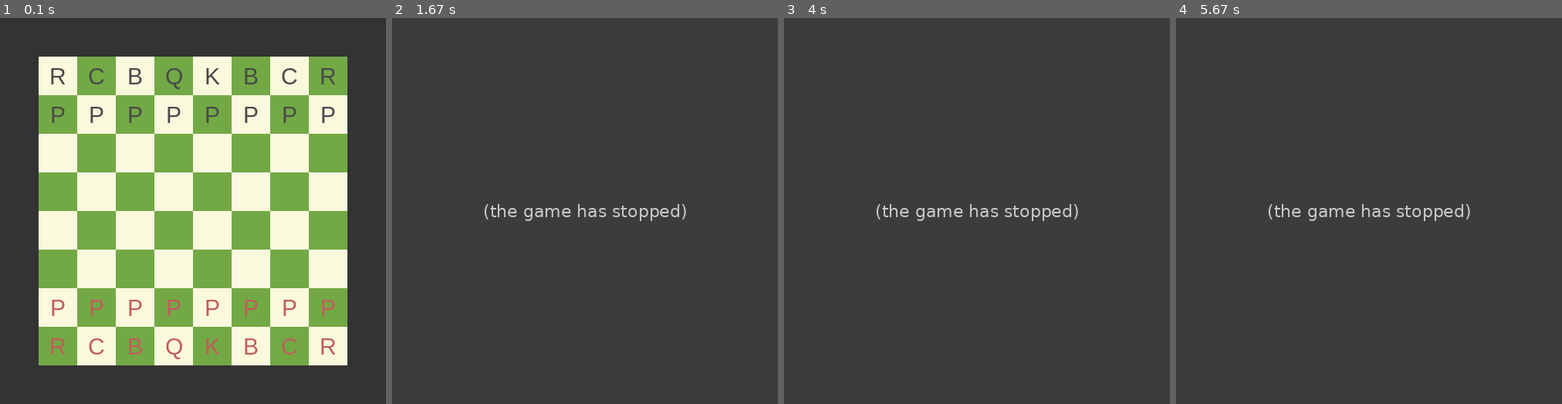
Above: before the commit, frames 1-4 (left to right).
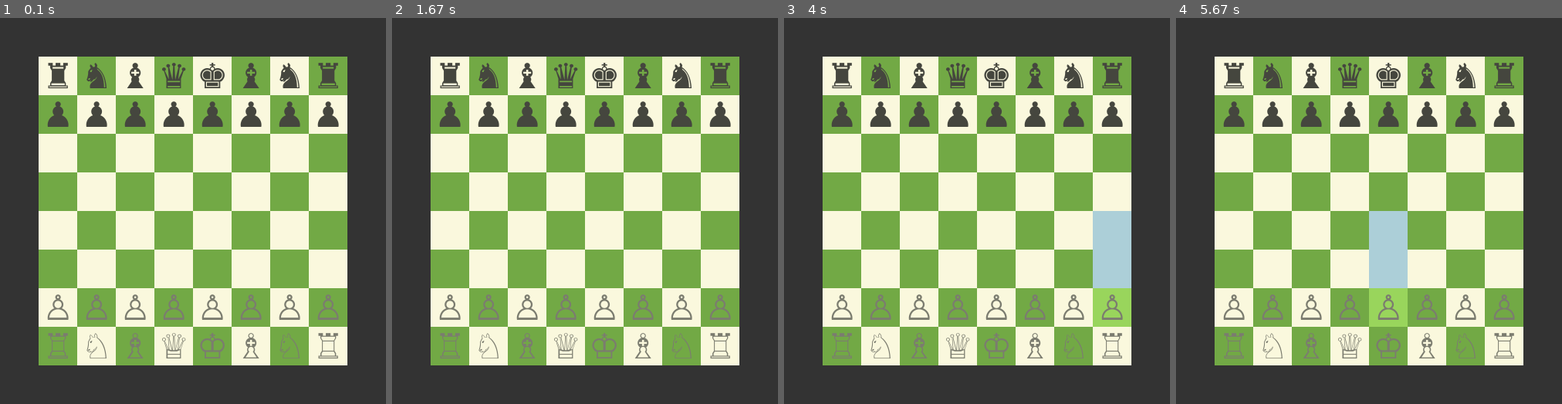
Above: after the commit, the same moments.

Repository: Cuchibambo/Main-Projects
Game: pygame game, started from python/Chess2.py
Two runs of this game, one before a commit and one after it. Both use one fixed random seed, a clock stepped at 60 frames per second and the inputs below.
Inputs (mouse positions are in pixels of both pictures, inside the frame that each line leads up to):
- Up to frame 1 (0.1 s): no input
- Up to frame 2 (1.67 s): click (585, 211) at 0.38 s; click (623, 295) at 0.72 s; click (727, 346) at 1.05 s; right-click (588, 253) at 1.38 s
- Up to frame 3 (4 s): click (1123, 357) at 1.72 s; right-click (1096, 203) at 2.55 s; click (861, 79) at 3.55 s; click (1115, 299) at 3.88 s
- Up to frame 4 (5.67 s): right-click (1249, 234) at 4.55 s; click (1392, 319) at 5.38 s

The runs differ from the first frame. In frame 1, 5.4% of the frame differs, in the area x 12-88%, y 11-89%; in frame 2, 61%, in the area x 10-90%, y 10-90%; in frame 3, 61%; in frame 4, 61%.
Error before the commit: AttributeError: 'NoneType' object has no attribute 'color' (Chess2.py line 47); the game stopped at 0.38 s (later frames are placeholders)

Commit message:
CHESS CHESS SSHEC

Diff:
--- a/python/Chess2.py
+++ b/python/Chess2.py
@@ -5,19 +5,22 @@
 LightSquareColor = "#faf8dd"
 DarkSquareColor = "#72a945"
 HighlightedSquareColor = "#99d55c"
-WhiteTextColor = "#c25c5c"
-BlackTextColor = "#494949"
+WhiteTextColor = "#7b7c6f"
+BlackTextColor = "#45463E"
+MovementSquareColor = "#accfd8"
+TakeSquareColor = "#d8acac"
 
 class Game:
     def __init__(self):
         self.running = False
-        self.board = None
+        self.board = Board()
         self.cellSize = None
         self.turn = 0
         self.whiteCaptures = []
         self.blackCaptures = []
         self.SlectedIndex = None
         self.TargetIndex = None
+        self.SelectedPiece = None
     def ChessPos_to_Index(self,pos):
         x, y = pos[0], pos[1]
         return (y*8)+x
@@ -26,30 +29,166 @@
         X = round((x/self.cellSize)-1.5)
         Y = round((y/self.cellSize)-1.5)
         return (X,Y)
+    def Index_to_ChessPos(self,index):
+        x = index % 8
+        y = index // 8
+        return (x,y)
+    def isValidChessPos(self,pos):
+        x, y = pos[0], pos[1]
+        return (x in range(8)) and (y in range(8))
+    def KingMovement(self,pos,color):
+        x, y = pos[0], pos[1]
+        for X in [-1,0,1]:
+            for Y in [-1,0,1]:
+                if (X,Y) != (0,0):
+                    moveindex = self.ChessPos_to_Index((x+X,y+Y))
+                    if self.isValidChessPos((x+X,y+Y)):
+                        if self.board.GetCell(moveindex).piece == None:
+                            self.board.setCellMovable(moveindex,True)
+                        elif self.board.GetCell(moveindex).piece.color != color:
+                            self.board.setCellMovable(moveindex,True)
+    def KnightMovement(self,pos,color):
+        x, y = pos[0], pos[1]
+        for dx in (-1,1):
+            for dy in (-2,2):
+                moveindex = self.ChessPos_to_Index((x+dx,y+dy))
+                if self.isValidChessPos((x+dx,y+dy)):
+                    if self.board.GetCell(moveindex).piece == None:
+                        self.board.setCellMovable(moveindex,True)
+                    elif self.board.GetCell(moveindex).piece.color != color:
+                        self.board.setCellMovable(moveindex,True)
+        for dx in (-2,2):
+            for dy in (-1,1):
+                moveindex = self.ChessPos_to_Index((x+dx,y+dy))
+                if self.isValidChessPos((x+dx,y+dy)):
+                    if self.board.GetCell(moveindex).piece == None:
+                        self.board.setCellMovable(moveindex,True)
+                    elif self.board.GetCell(moveindex).piece.color != color:
+                        self.board.setCellMovable(moveindex,True)
+    def HorizontalMovement(self,pos,color):
+        x, y = pos[0], pos[1]
+        for isX in (True,False):
+            for mult in (-1,1):
+                for dy in range(1,8):
+                    if isX: movepos = (x+(dy*mult),y)
+                    else: movepos = (x,y+(dy*mult))
+                    moveindex = self.ChessPos_to_Index(movepos)
+                    if not self.isValidChessPos(movepos):
+                        break
+                    if self.board.GetCell(moveindex).piece == None:
+                        self.board.setCellMovable(moveindex,True)
+                    elif self.board.GetCell(moveindex).piece.color == color:
+                        break
+                    else:
+                        self.board.setCellMovable(moveindex,True)
+                        break
+    def DiagonalMovement(self,pos,color):
+        x, y = pos[0], pos[1]
+        for Xmult in (-1,1):
+            for Ymult in (-1,1):
+                for d in range(1,8):
+                    moveindex = self.ChessPos_to_Index((x+(d*Xmult),y+(d*Ymult)))
+                    if not self.isValidChessPos((x+(d*Xmult),y+(d*Ymult))):
+                        break
+                    if self.board.GetCell(moveindex).piece == None:
+                        self.board.setCellMovable(moveindex,True)
+                    elif self.board.GetCell(moveindex).piece.color == color:
+                        break
+                    else:
+                        self.board.setCellMovable(moveindex,True)
+                        break
     def SelectionLogic(self,index):
+        WhoseTurn = self.turn%2
+        ChessPos = self.Index_to_ChessPos(index)
+        x, y = ChessPos[0], ChessPos[1]
         if self.board.isSelecting:
             self.TargetIndex = index
-            TargetPiece = self.board.GetCell(self.TargetIndex).piece
-            if self.turn%2 == 0:
-                CanMove = TargetPiece.color != "WHITE"
+            if self.board.GetCell(self.TargetIndex).isPossibleMove:
+                self.board.MovePieces(self.SlectedIndex,self.TargetIndex)
+                self.Unselect()
+                self.board.isSelecting = False
+                self.turn += 1
+        else:
+            if self.board.GetCell(index).piece != None:
+                PieceColor = self.board.GetCell(index).piece.color
             else:
-                CanMove = TargetPiece.color != "BLACK"
-            if CanMove:
-                CapturedPiece = self.board.MovePieces(self.SlectedIndex,self.TargetIndex)
-                Turn += 1
-            if CapturedPiece != None:
-                if self.turn%2 == 0:
-                    self.whiteCaptures.append(CapturedPiece.rank)
-                else:
-                    self.blackCaptures.append(CapturedPiece.rank)
-            self.SlectedIndex, self.TargetIndex = None, None
-        else:
-            if self.turn%2 == 0 and self.board.GetCell(index).piece.color == "WHITE":
+                return
+            if (WhoseTurn == 0 and PieceColor == "WHITE") or (WhoseTurn == 1 and PieceColor == "BLACK"):
                 self.SlectedIndex = index
                 self.board.SelectPos(index)
-            elif self.turn%2 == 1 and self.board.GetCell(index).piece.color == "BLACK":
-                self.SlectedIndex = index
-                self.board.SelectPos(index)
+                self.SelectedPiece = self.board.GetCell(index).piece
+            else:
+                return
+            # Possible moves
+            if self.SelectedPiece.rank == "ROOK":
+                self.HorizontalMovement(ChessPos,self.SelectedPiece.color)
+            elif self.SelectedPiece.rank == "KNIGHT":
+                self.KnightMovement(ChessPos,self.SelectedPiece.color)
+            elif self.SelectedPiece.rank == "BISHOP":
+                self.DiagonalMovement(ChessPos,self.SelectedPiece.color)
+            elif self.SelectedPiece.rank == "QUEEN":
+                self.HorizontalMovement(ChessPos,self.SelectedPiece.color)
+                self.DiagonalMovement(ChessPos,self.SelectedPiece.color)
+            elif self.SelectedPiece.rank == "KING":
+                self.KingMovement(ChessPos,self.SelectedPiece.color)
+            elif self.SelectedPiece.rank == "PAWN":
+                if self.SelectedPiece.color == "WHITE":
+                    # Move 1
+                    X, Y = x-0, y-1
+                    moveindex = self.ChessPos_to_Index((X,Y))
+                    if self.isValidChessPos((X,Y)) and (self.board.GetCell(moveindex).piece == None):
+                        self.board.setCellMovable(moveindex,True)
+                    # Move 2
+                    X, Y = x-1, y-1
+                    moveindex = self.ChessPos_to_Index((X,Y))
+                    if self.isValidChessPos((X,Y)) and (self.board.GetCell(moveindex).piece != None):
+                        if self.board.GetCell(moveindex).piece.color == "BLACK":
+                            self.board.setCellMovable(moveindex,True)
+                    # Move 3
+                    X, Y = x+1, y-1
+                    moveindex = self.ChessPos_to_Index((X,Y))
+                    if self.isValidChessPos((X,Y)) and (self.board.GetCell(moveindex).piece != None):
+                        if self.board.GetCell(moveindex).piece.color == "BLACK":
+                            self.board.setCellMovable(moveindex,True)
+                    # Move 4
+                    if y == 6:
+                        X, Y = x-0, y-2
+                        moveindex = self.ChessPos_to_Index((X,Y))
+                        if self.isValidChessPos((X,Y)) and (self.board.GetCell(moveindex).piece == None):
+                            self.board.setCellMovable(moveindex,True)
+                else:
+                    # Move 1
+                    X, Y = x-0, y+1
+                    moveindex = self.ChessPos_to_Index((X,Y))
+                    if self.isValidChessPos((X,Y)) and (self.board.GetCell(moveindex).piece == None):
+                        self.board.setCellMovable(moveindex,True)
+                    # Move 2
+                    X, Y = x-1, y+1
+                    moveindex = self.ChessPos_to_Index((X,Y))
+                    if self.isValidChessPos((X,Y)) and (self.board.GetCell(moveindex).piece != None):
+                        if self.board.GetCell(moveindex).piece.color == "WHITE":
+                            self.board.setCellMovable(moveindex,True)
+                    # Move 3
+                    X, Y = x+1, y+1
+                    moveindex = self.ChessPos_to_Index((X,Y))
+                    if self.isValidChessPos((X,Y)) and (self.board.GetCell(moveindex).piece != None):
+                        if self.board.GetCell(moveindex).piece.color == "WHITE":
+                            self.board.setCellMovable(moveindex,True)
+                    # Move 4
+                    if y == 1:
+                        X, Y = x-0, y+2
+                        moveindex = self.ChessPos_to_Index((X,Y))
+                        if self.isValidChessPos((X,Y)) and (self.board.GetCell(moveindex).piece == None):
+                            self.board.setCellMovable(moveindex,True)
+    def Unselect(self):
+        if self.board.isSelecting:
+            self.board.isSelecting = False
+            self.board.GetCell(self.SlectedIndex).isSelected = False
+            self.SelectedPiece = None
+            self.SlectedIndex = None
+            self.TargetIndex = None
+            for cell in self.board.board:
+                cell.isPossibleMove = False
     def run(self):
         self.running = True
         self.board = Board()
@@ -62,7 +201,9 @@
                     pygame.quit()
                     quit()
                 if event.type == pygame.MOUSEBUTTONDOWN:
-                    if event.button == 1:
+                    if event.button == 3:
+                        self.Unselect()
+                    elif event.button == 1:
                         MousePos = pygame.mouse.get_pos()
                         MouseIndex = self.ChessPos_to_Index(self.ScreenPos_to_ChessPos(MousePos))
                         if 0 <= MouseIndex and MouseIndex <= 63:
@@ -80,6 +221,8 @@
         self.isSelecting = False
     def GetCell(self,index):
         return self.board[index]
+    def setCellMovable(self,index,state):
+        self.GetCell(index).isPossibleMove = state
     def GenerateBoard(self):
         for i in range(64):
             self.board.append(Cell(i,None))
@@ -141,11 +284,17 @@
         CapturedPiece = self.board[targteIndex].piece
         self.board[targteIndex].piece = PieceToMove
         self.board[selectedIndex].piece = None
-        self.isSelecting = False
-        self.board[selectedIndex].isSelected = False
+        # self.isSelecting = False
+        # self.board[selectedIndex].isSelected = False
         return CapturedPiece
 
 class Cell:
+    def __init__(self,index,piece):
+        self.index = index
+        self.piece = piece
+        self.isSelected = False
+        self.isPossibleMove = False
+        self.cellSize = 50
     def Index_to_ChessPos(self,index):
         x = index % 8
         y = index // 8
@@ -156,15 +305,12 @@
         X = (x-3.5)*self.cellSize+CenterX
         Y = (y-3.5)*self.cellSize+CenterY
         return (X,Y)
-    def __init__(self,index,piece):
-        self.index = index
-        self.piece = piece
-        self.isSelected = False
-        self.cellSize = 50
     def drawCell(self):
         ChessPos = self.Index_to_ChessPos(self.index)
         ScreenPos = self.ChessPos_to_ScreenPos(ChessPos)
         if self.isSelected: color = HighlightedSquareColor
+        elif self.isPossibleMove and (self.piece != None): color = TakeSquareColor
+        elif self.isPossibleMove: color = MovementSquareColor
         elif (ChessPos[1]+ChessPos[0])%2 == 0: color = LightSquareColor
         else: color = DarkSquareColor
         pygame.draw.rect(Screen,color,pygame.Rect(ScreenPos[0]-(self.cellSize/2), ScreenPos[1]-(self.cellSize/2), self.cellSize, self.cellSize))
@@ -175,29 +321,37 @@
     def __init__(self,rank,color):
         self.rank = rank
         self.color = color
-        self.LettrePieceDict = {
-            "ROOK" : "R",
-            "KNIGHT" : "C",
-            "BISHOP" : "B",
-            "QUEEN" : "Q",
-            "KING" : "K",
-            "PAWN" : "P"
+        self.WhitePieceDict = {
+            "ROOK" : 0x2656,
+            "KNIGHT" : 0x2658,
+            "BISHOP" : 0x2657,
+            "QUEEN" : 0x2655,
+            "KING" : 0x2654,
+            "PAWN" : 0x2659
         }
-        self.ColorPieceDict = {
-            "WHITE" : WhiteTextColor,
-            "BLACK" : BlackTextColor
+        self.BlackPieceDict = {
+            "ROOK" : 0x265C,
+            "KNIGHT" : 0x265E,
+            "BISHOP" : 0x265D,
+            "QUEEN" : 0x265B,
+            "KING" : 0x265A,
+            "PAWN" : 0x265F
         }
     def drawPiece(self,pos):
-        PieceText = self.LettrePieceDict.get(self.rank,'')
-        PieceColor = self.ColorPieceDict.get(self.color,'#ffffff')
-        RenderedText = Textfont.render(PieceText,True,PieceColor)
+        if self.color == "WHITE":
+            PieceText = self.WhitePieceDict.get(self.rank,0x2800)
+            color = WhiteTextColor
+        else:
+            PieceText = self.BlackPieceDict.get(self.rank,0x2800)
+            color = BlackTextColor
+        RenderedText = Textfont.render(chr(PieceText),True,color)
         TextRect = RenderedText.get_rect(center=pos)
         Screen.blit(RenderedText,TextRect)
 
 # Start Pygame
 pygame.display.init() # Might not work if it crashes change this
 pygame.font.init()
-Textfont = pygame.font.SysFont('Arial', 30, bold=False)
+Textfont = pygame.font.SysFont('Segoe UI Symbol', 45, bold=False)
 width,height = 500, 500
 Screen = pygame.display.set_mode((width,height))
 pygame.draw.rect(Screen, BackgroundColor, pygame.Rect(0, 0, width, height))
--- a/python/test.py
+++ b/python/test.py
@@ -1,3 +1,3 @@
-import cmath
-works = cmath.sqrt(((0.2)**2)-(4*((0.5)*(-10))))
-print((-0.2+works)/(2*-0.5))
+X = 0
+Y = 0
+print((X,Y) == (0,0))
